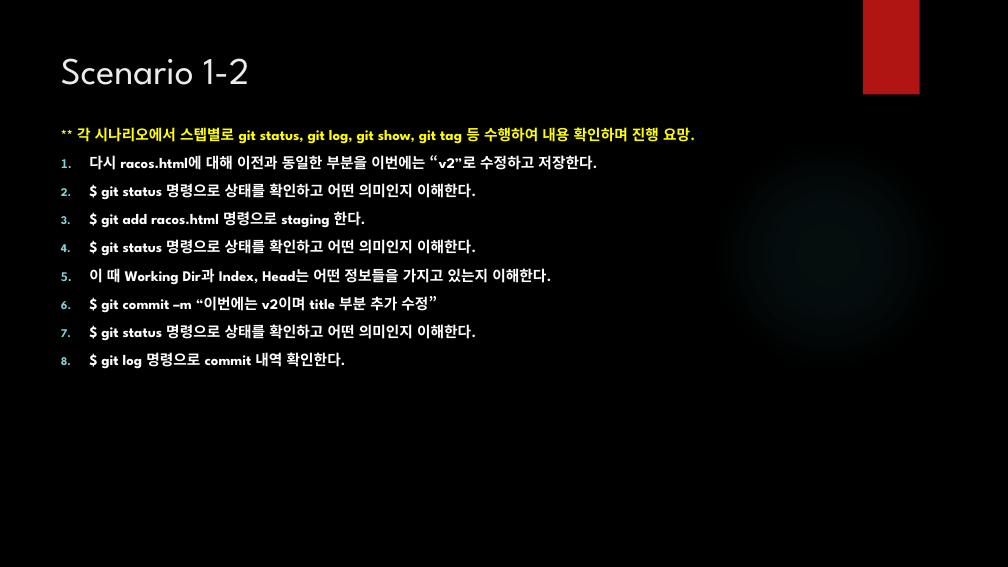
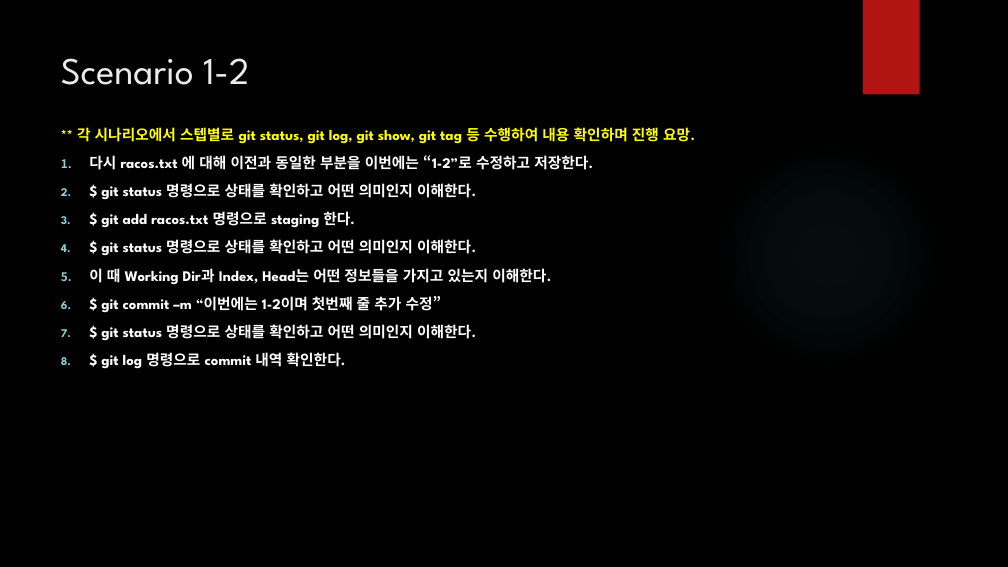
Before and after one commit to iredseal/Learning, a slide deck: slide 12 of Tools/git/SW 형상 관리.pptx. Drawn at 1008x567 pixels with LibreOffice and Linux fonts; fonts in the diff are those of the drawing; background and template pictures are left out. Boxes give left, top, right and bottom in pixels: in the first picture for what was removed or moved away, otherwise in the second. Text is boxed around its words. In the diff, an @@ line names an element or a change of style, - is before the commit and + after.

```diff
--- a/Tools/git/SW 형상 관리.pptx
+++ b/Tools/git/SW 형상 관리.pptx
@@ text at (89, 155, 593, 170): text changed @@
-1. 다시 racos.html에 대해 이전과 동일한 부분을 이번에는 “v2”로 수정하고 저장한다.
+1. 다시 racos.txt 에 대해 이전과 동일한 부분을 이번에는 “1-2”로 수정하고 저장한다.
@@ text at (101, 211, 355, 228): text changed @@
-3. $ git add racos.html 명령으로 staging 한다.
+3. $ git add racos.txt 명령으로 staging 한다.
@@ text at (101, 294, 442, 313): text changed @@
-6. $ git commit –m “이번에는 v2이며 title 부분 추가 수정”
+6. $ git commit –m “이번에는 1-2이며 첫번째 줄 추가 수정”
```
Also in this commit, not shown: 15 other slides changed, 3 other files.
